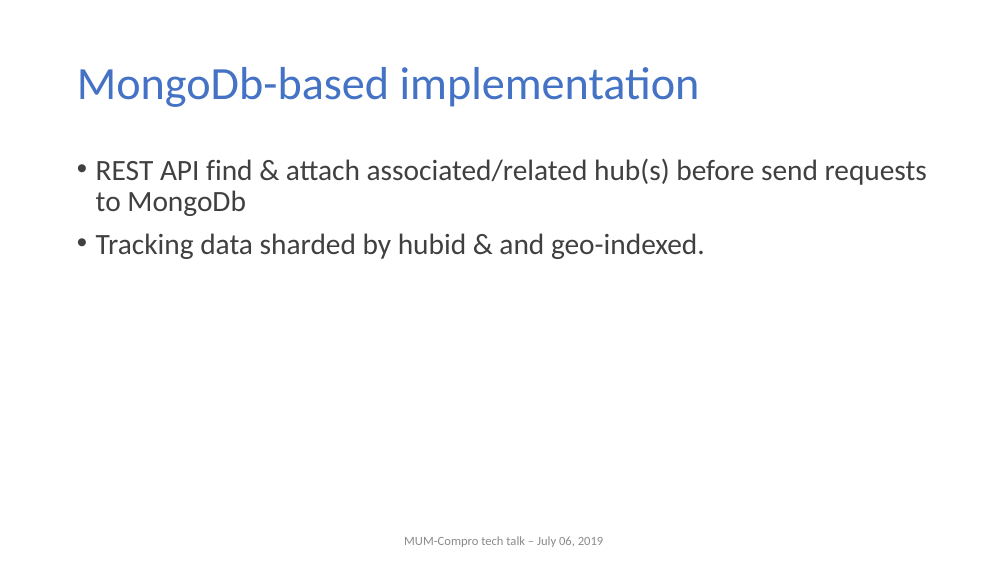
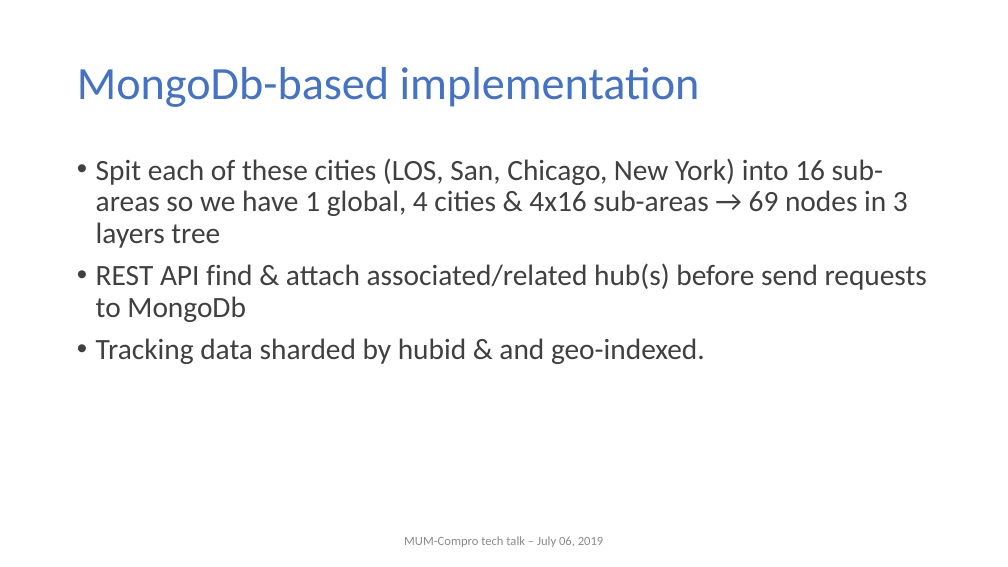
Before and after one commit to nghianghesi/hms, a slide deck: slide 11 of slide.pptx. Drawn at 1008x567 pixels with LibreOffice and Linux fonts; fonts in the diff are those of the drawing; background and template pictures are left out. Boxes give left, top, right and bottom in pixels: in the first picture for what was removed or moved away, otherwise in the second. Text is boxed around its words. In the diff, an @@ line names an element or a change of style, - is before the commit and + after.

```diff
--- a/slide.pptx
+++ b/slide.pptx
@@ text at <box>96,158,908,248</box>: paragraph added @@
+• Spit each of these cities (LOS, San, Chicago, New York) into 16 sub-areas so we have 1 global, 4 cities & 4x16 sub-areas → 69 nodes in 3 layers tree
```
Also in this commit, not shown: 10 other slides changed.
